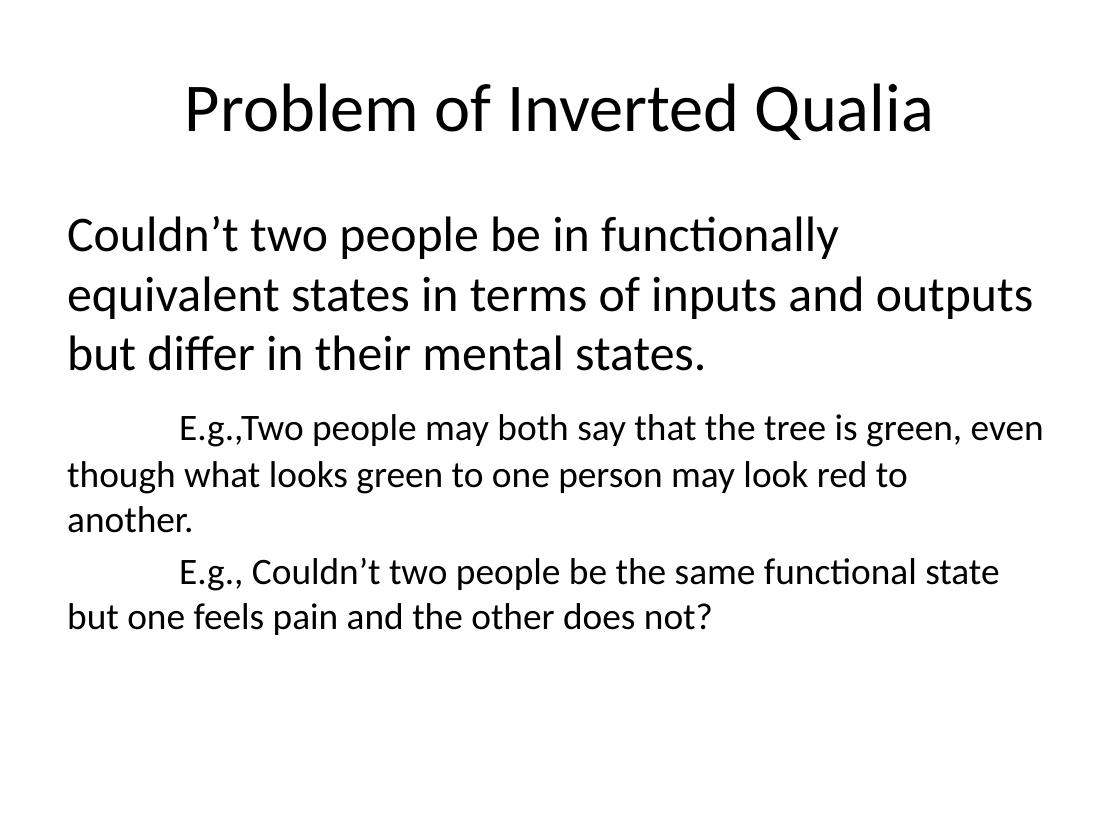
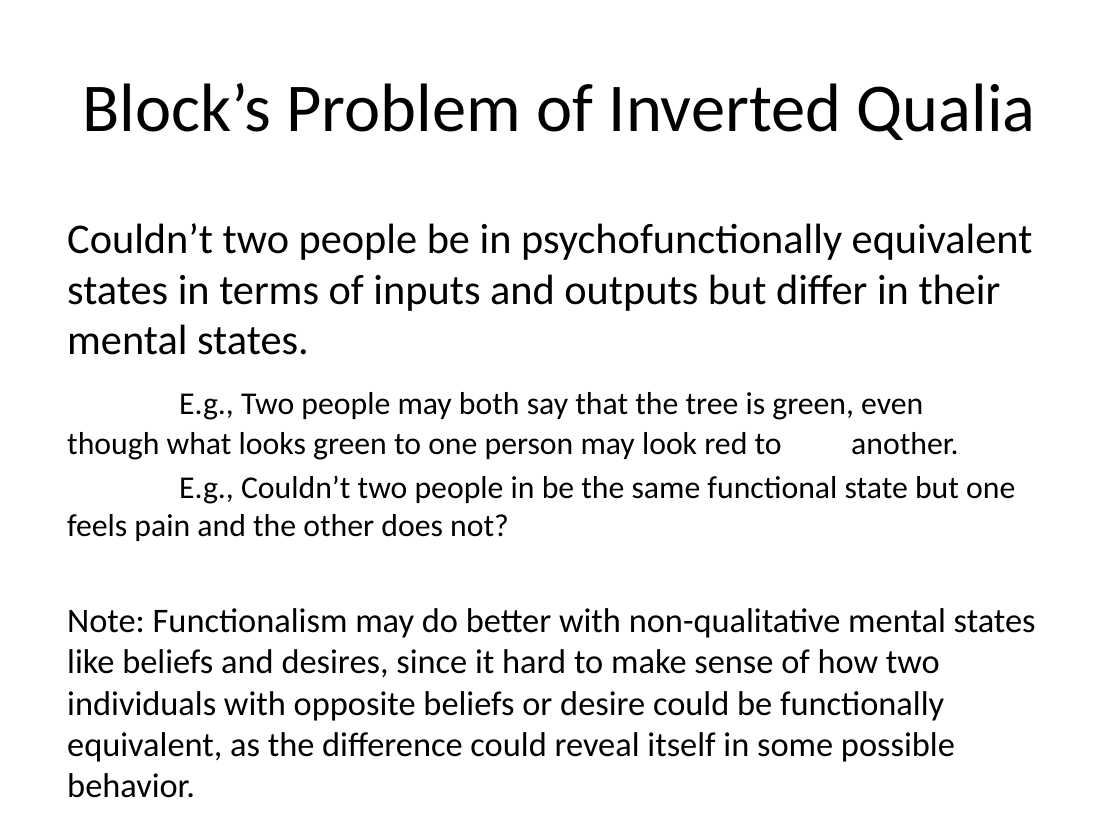
Before and after one commit to Ediblelnk/Kutztown-MSC, a slide deck: slide 27 of PHI241-philosophy-of-the-mind/lecture-slides/Maslin Chapter 5 Functionalism.pptx (slide 21 before the commit). Drawn at 1120x840 pixels with LibreOffice and Linux fonts; fonts in the diff are those of the drawing. Boxes give left, top, right and bottom in pixels: in the first picture for what was removed or moved away, otherwise in the second. Text is boxed around its words. In the diff, an @@ line names an element or a change of style, - is before the commit and + after.

```diff
--- a/PHI241-philosophy-of-the-mind/lecture-slides/Maslin Chapter 5 Functionalism.pptx
+++ b/PHI241-philosophy-of-the-mind/lecture-slides/Maslin Chapter 5 Functionalism.pptx
@@ title at (x1=83, y1=83, x2=1036, y2=140): text changed @@
-Problem of Inverted Qualia
+Block’s Problem of Inverted Qualia
@@ text at (x1=67, y1=223, x2=1036, y2=762): text changed; size 24 to 22.1 pt @@
-Couldn’t two people be in functionally equivalent states in terms of inputs and outputs but differ in their mental states.
-E.g.,Two people may both say that the tree is green, even though what looks green to one person may look red to another.
-E.g., Couldn’t two people be the same functional state but one feels pain and the other does not?
+Couldn’t two people be in psychofunctionally equivalent states in terms of inputs and outputs but differ in their mental states.
+E.g., Two people may both say that the tree is green, even though what looks green to one person may look red to another.
+E.g., Couldn’t two people in be the same functional state but one feels pain and the other does not?
+Note: Functionalism may do better with non-qualitative mental states like beliefs and desires, since it hard to make sense of how two individuals with opposite beliefs or desire could be functionally equivalent, as the difference could reveal itself in some possible behavior.
```
Also in this commit, not shown: 3 other slides changed, 12 slides added, 1 other file.
